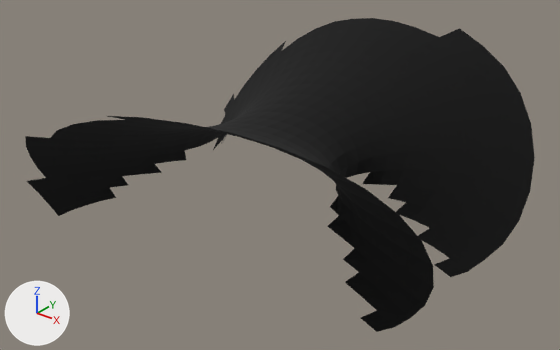
An edit to the OBJ model QS_project/data/Remeshing/Example_2/Example_2_Remeshed.obj, drawn before and after from the same camera.
One viewpoint serves both versions: a camera (50 mm lens) standing at (2.698, -3.09, 2.038) and looking at (1.001, -0.968, 0.723). Arrows for +X, +Y and +Z are at lower left; the lights stay in place. Where no turn or scale is listed for an object, it has been applied to the vertices.

The first picture shows 'Example_2_Remeshed'.
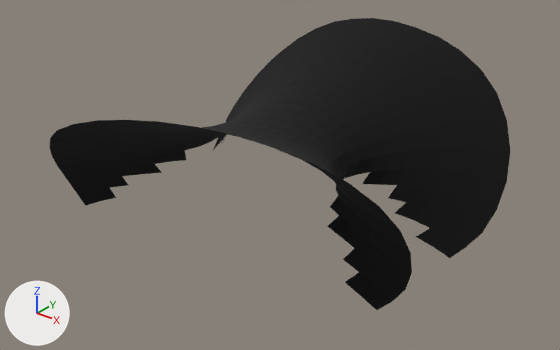
Commit message: Examples 3 4

Changed parts and their boxes [x1, y1, x2, y2] in the pictures (560 x 350 px):
```json
{"object": "Example_2_Remeshed", "change": "reshaped", "before": [25, 18, 535, 332], "after": [49, 18, 510, 310], "on screen": "10% narrower, 7% shorter"}
{"part": 1, "of": "me_example_2_remeshed", "change": "deleted", "before": [108, 116, 434, 332], "on screen": "black"}
{"part": 2, "of": "me_example_2_remeshed", "change": "deleted", "before": [434, 28, 535, 277], "on screen": "black"}
{"part": 3, "of": "me_example_2_remeshed", "change": "deleted", "before": [25, 136, 85, 216], "on screen": "black"}
{"part": 4, "of": "me_example_2_remeshed", "change": "deleted", "before": [221, 41, 286, 124], "on screen": "black"}
```

Scene script edits in JSON lines:
```json
{"block": "me_example_2_remeshed", "where": "# used by ob_example_2_remeshed; location = (0.0, 0.0, 0.0)"}
{"block": "me_example_2_remeshed", "where": "# verts and faces of me_example_2_remeshed; kept vertices keep their numbers, new ones are numbered from 457"}
{"block": "me_example_2_remeshed", "where": "# before: 347 (0.42, -0.23, 0.94) at pixel (281, 50), 348 (0.39, -0.15, 0.96) at pixel (285, 40), 364 (0.36, -0.27, 0.87) at pixel (267, 63), 365 (0.32, -0.2, 0.89) at pixel (270, 54), 379 (0.32, -0.31, 0.8) at pixel (254, 77)"}
{"block": "me_example_2_remeshed", "where": "# before: 380 (0.28, -0.25, 0.82) at pixel (256, 69), 398 (0.28, -0.36, 0.73) at pixel (243, 92), 399 (0.24, -0.3, 0.75) at pixel (244, 84), 417 (0.26, -0.41, 0.66) at pixel (233, 106), 418 (0.21, -0.35, 0.67) at pixel (234, 99)"}
{"block": "me_example_2_remeshed", "where": "# before: 419 (0.16, -0.29, 0.68) at pixel (233, 93), 434 (0.29, -0.51, 0.59), 435 (0.24, -0.45, 0.6) at pixel (225, 120), 436 (0.19, -0.4, 0.6) at pixel (225, 114), 437 (0.13, -0.34, 0.6) at pixel (224, 109)"}
{"block": "me_example_2_remeshed", "where": "# before: 454 (0.28, -0.55, 0.53), 455 (0.23, -0.49, 0.54), 456 (0.17, -0.44, 0.53)"}
{"op": "remove", "block": "me_example_2_remeshed", "code": "me_example_2_remeshed.from_pydata(...)  # 457 vertices, 398 faces; spans x 0.13..1.83, y -1.75..-0.15, z 0.34..1.21"}
{"op": "add", "block": "me_example_2_remeshed", "code": "me_example_2_remeshed.from_pydata(...)  # 405 vertices, 355 faces; spans x 0.24..1.74, y -1.71..-0.16, z 0.43..1.18"}
{"block": "me_example_2_remeshed", "change": "me_example_2_remeshed part 1"}
{"block": "me_example_2_remeshed", "change": "16 vertices are removed from x 0.96..1.8, y -1.75..-1.13, z 0.34..1.21"}
{"block": "me_example_2_remeshed", "change": "14 faces are deleted"}
{"block": "me_example_2_remeshed", "change": "me_example_2_remeshed part 2"}
{"block": "me_example_2_remeshed", "change": "13 vertices are removed from x 1.33..1.83, y -0.68..-0.21, z 0.36..1.2"}
{"block": "me_example_2_remeshed", "change": "11 faces are deleted"}
{"block": "me_example_2_remeshed", "change": "me_example_2_remeshed part 3"}
{"block": "me_example_2_remeshed", "change": "12 vertices are removed from x 0.13..0.53, y -1.74..-1.37, z 0.43..1.02"}
{"block": "me_example_2_remeshed", "change": "10 faces are deleted"}
{"block": "me_example_2_remeshed", "change": "me_example_2_remeshed part 4"}
{"op": "add", "block": "me_example_2_remeshed", "code": "delete_vertices([348, 365, 380, 399, 418, 419, 436, 437, 454, 455, 456])  # with the faces that use them"}
```
